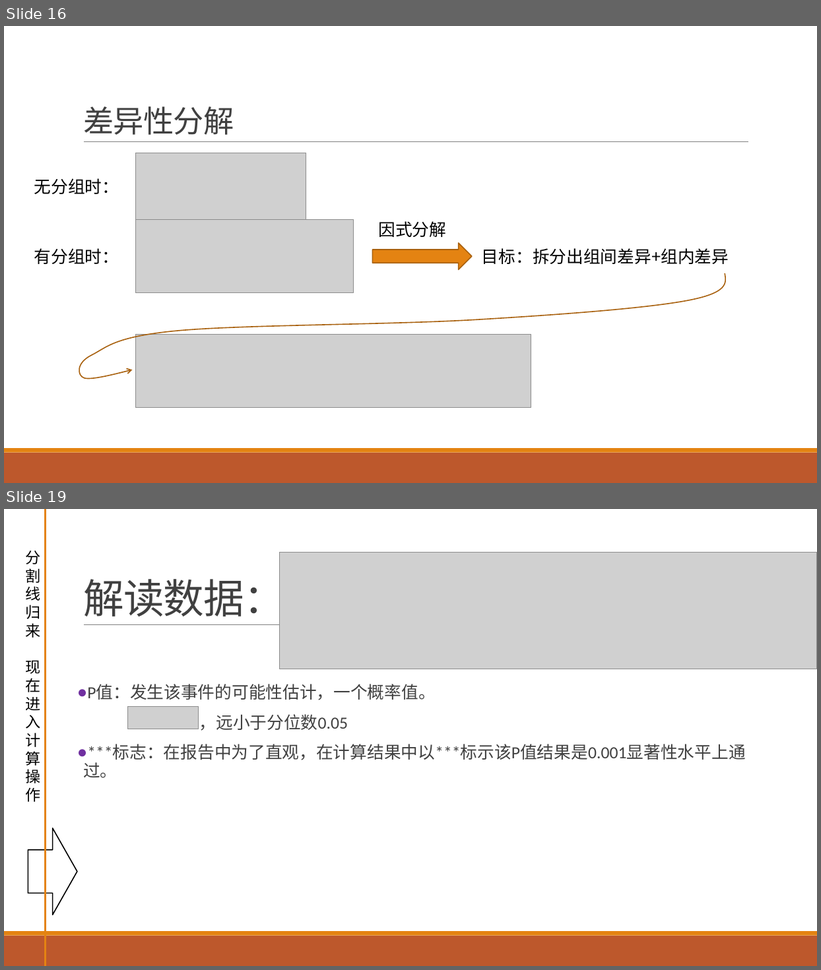
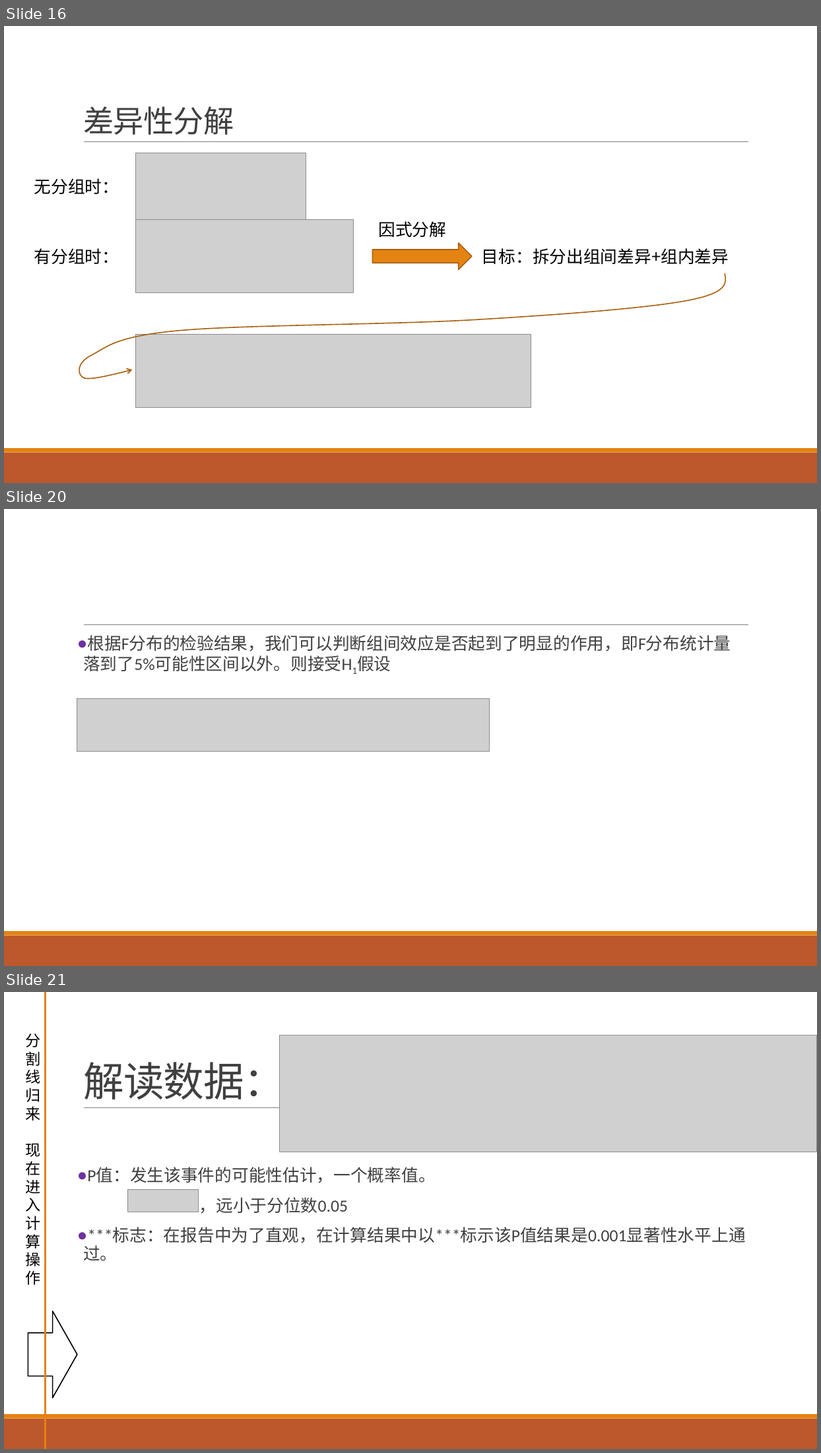
Before and after one commit to exoplanetX/DataAnalytics, a slide deck: 数据分析-4-非参数分析.pptx. Shown one above the other, each under a label of ours: slides 16 and 19 before the commit, slides 16, 20 and 21 after it; the slides between them are not shown. The pictures are 821x970 and 821x1453 pixels, drawn with LibreOffice and Linux fonts; fonts in the diff are those of the drawing; grey boxes stand for pictures. Boxes give left, top, right and bottom in pixels: in the first picture for what was removed or moved away, otherwise in the second. Text is boxed around its words. In the diff, an @@ line names an element or a change of style, - is before the commit and + after.

```diff
--- a/数据分析-4-非参数分析.pptx
+++ b/数据分析-4-非参数分析.pptx
@@ slide 20 added at box(4, 509, 817, 966), background #FFFFFF; not listed: 3 template elements that a slide beside it also shows @@
@@ text added at box(83, 635, 731, 671), 20 pt, text #404040 @@
+● 根据F分布的检验结果，我们可以判断组间效应是否起到了明显的作用，即F分布统计量落到了5%可能性区间以外。则接受H1假设
@@ picture added at box(77, 698, 490, 751) @@
@@ what was slide 19 is now slide 21 @@
```
Also in this commit, not shown: 2 slides changed, 1 other slide added.
